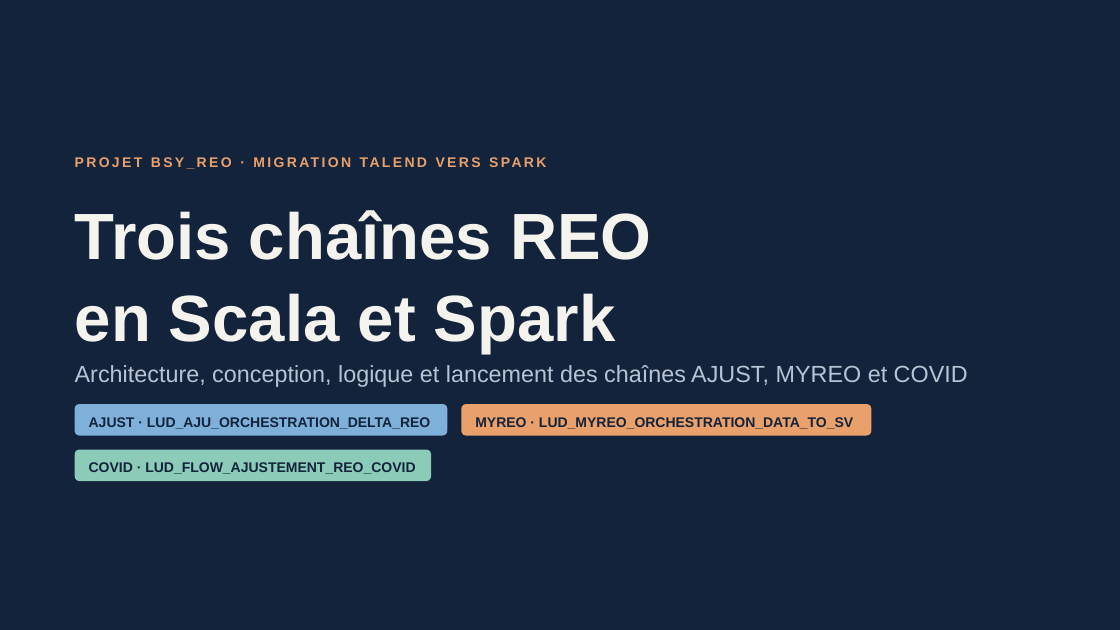
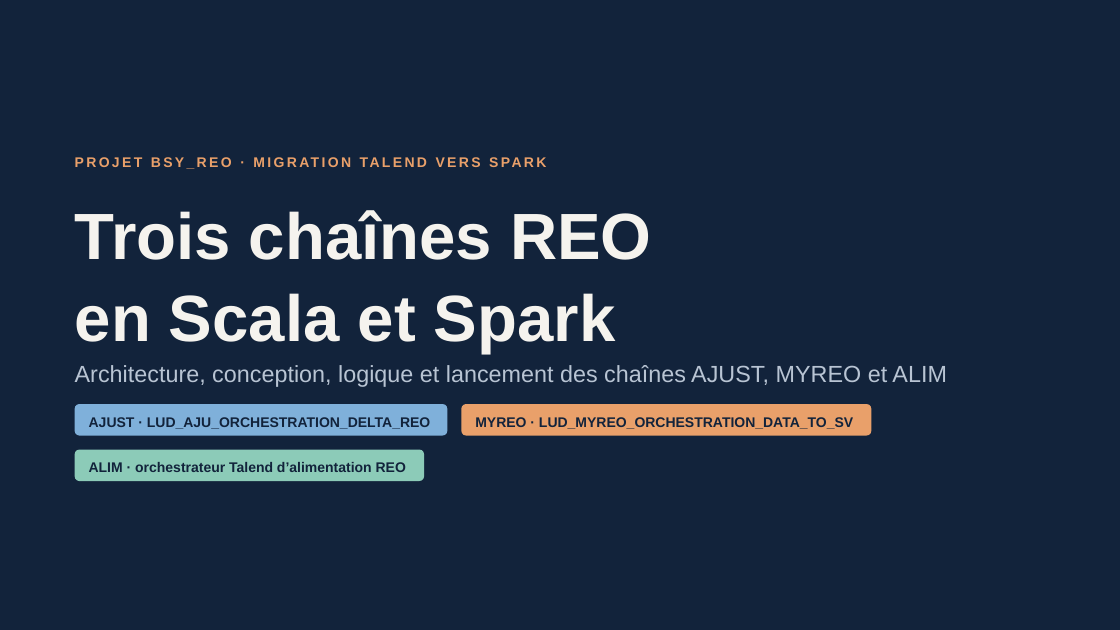
Before and after one commit to mlamouchi001/REO_SCALA, a slide deck: slide 1 of docs/Presentation_BSY_REO.pptx. Drawn at 1120x630 pixels with LibreOffice and Linux fonts; fonts in the diff are those of the drawing. Boxes give left, top, right and bottom in pixels: in the first picture for what was removed or moved away, otherwise in the second. Text is boxed around its words. In the diff, an @@ line names an element or a change of style, - is before the commit and + after.

Commit message:
Suppression du mot Covid : chaine renommee ALIM dans le code, les fichiers et la documentation
- classes, fichiers et tests : Covid -> Alim (AlimReoRunner, FetchSourceAlimReo, MainMapperAlim*, ViewsAlimReo...)
- bin/run_reo.sh : chaine alim (au lieu de covid)
- conf/reo_alim.conf : cles ALIM_RUBRIQUE, ALIM_DIM_SUPERVISION, ALIM_DIM_CONVERSION
- docs : ANALYSE_TALEND_ALIM_REO.md, presentation regeneree

```diff
--- a/docs/Presentation_BSY_REO.pptx
+++ b/docs/Presentation_BSY_REO.pptx
@@ text at bbox=[75, 365, 947, 387]: text changed @@
-Architecture, conception, logique et lancement des chaînes AJUST, MYREO et COVID
+Architecture, conception, logique et lancement des chaînes AJUST, MYREO et ALIM
@@ rounded rectangle: place and size @@
-rounded rectangle at bbox=[75, 450, 431, 481]
+rounded rectangle at bbox=[75, 450, 424, 481]
@@ text at bbox=[89, 462, 406, 472]: text changed @@
-COVID · LUD_FLOW_AJUSTEMENT_REO_COVID
+ALIM · orchestrateur Talend d’alimentation REO
```
Also in this commit, not shown: 23 other slides changed, 40 other files.
